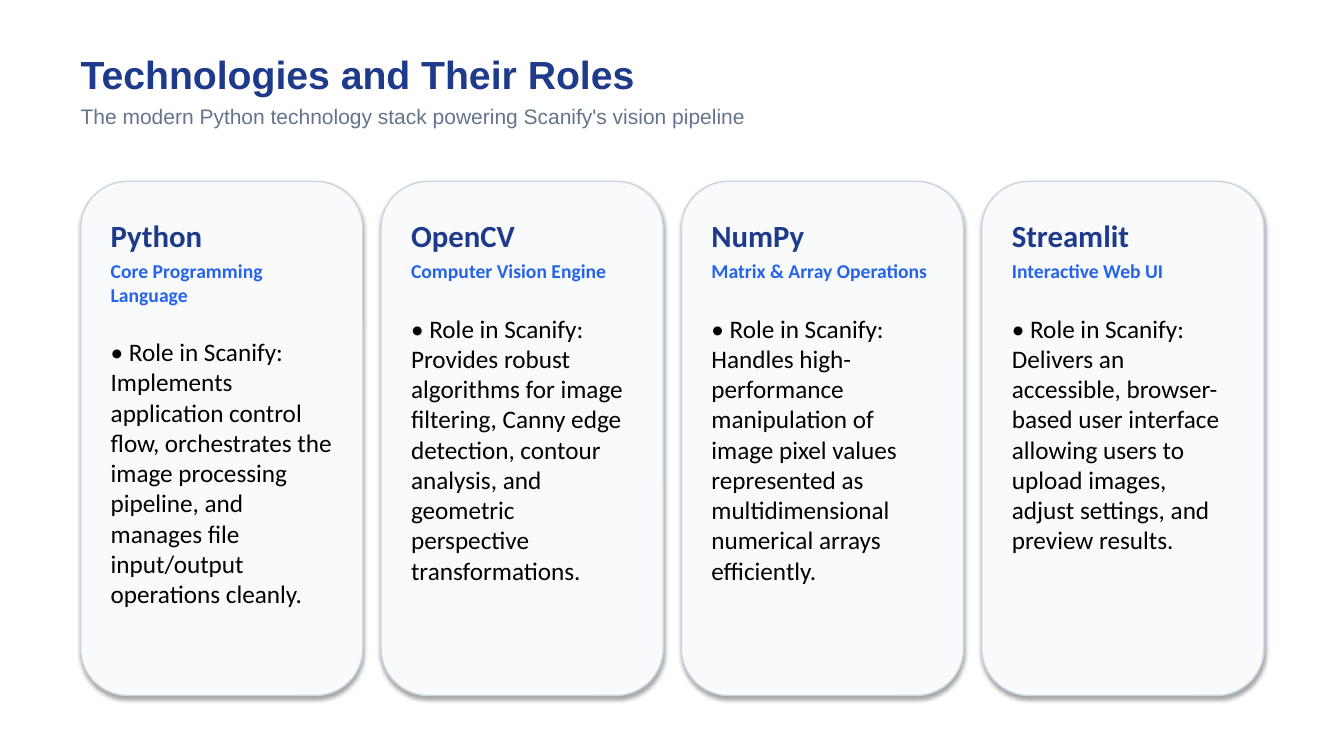
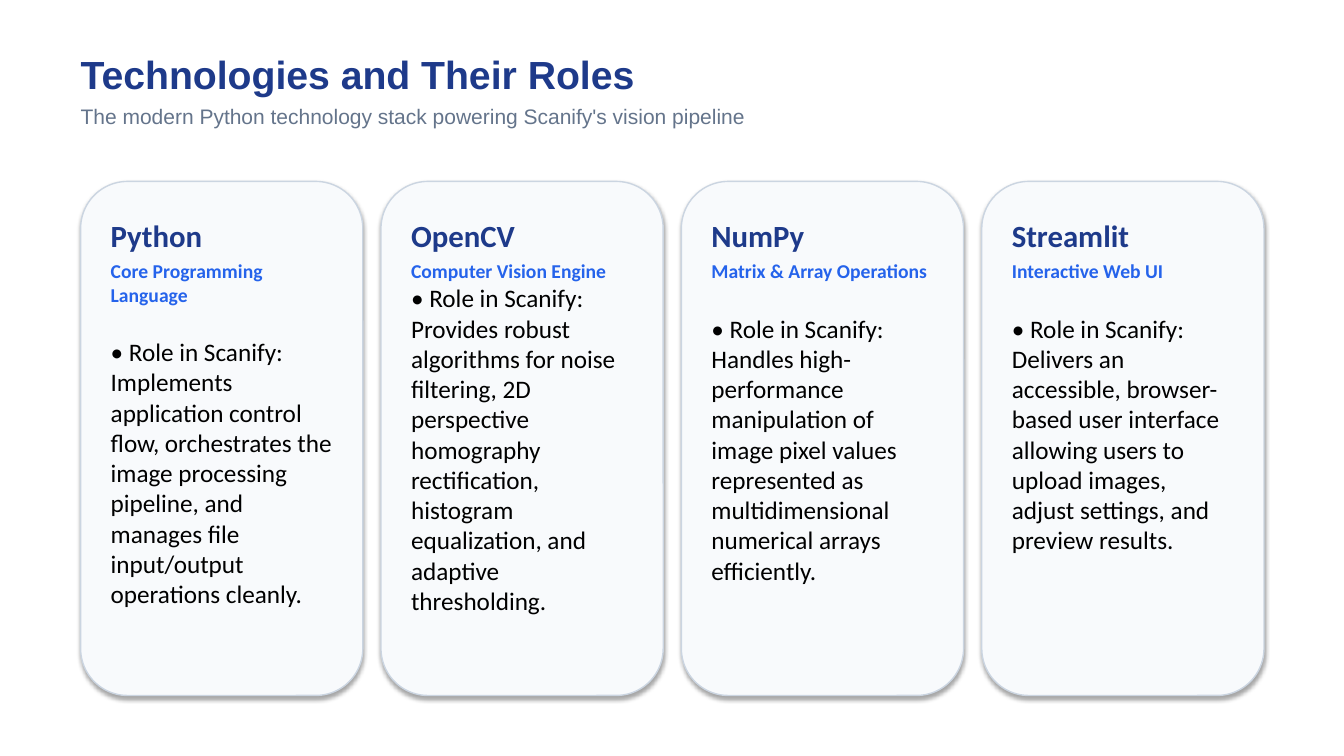
Before and after one commit to Neelam-3432/Section-C_Team_Number-15, a slide deck: slide 4 of Scanify_Presentation (1).pptx. Drawn at 1344x756 pixels with LibreOffice and Linux fonts; fonts in the diff are those of the drawing. Boxes give left, top, right and bottom in pixels: in the first picture for what was removed or moved away, otherwise in the second. Text is boxed around its words. In the diff, an @@ line names an element or a change of style, - is before the commit and + after.

Commit message:
Remove legacy automatic edge detection and align code, report, and presentation with interactive 4-dot homography and pipeline memory

```diff
--- a/Scanify_Presentation (1).pptx
+++ b/Scanify_Presentation (1).pptx
@@ text at <box>411,289,616,615</box>: text changed @@
-• Role in Scanify:
-Provides robust algorithms for image filtering, Canny edge detection, contour analysis, and geometric perspective transformations.
+• Role in Scanify: Provides robust algorithms for noise filtering, 2D perspective homography rectification, histogram equalization, and adaptive thresholding.
```
Also in this commit, not shown: 6 other slides changed, 4 other files.
